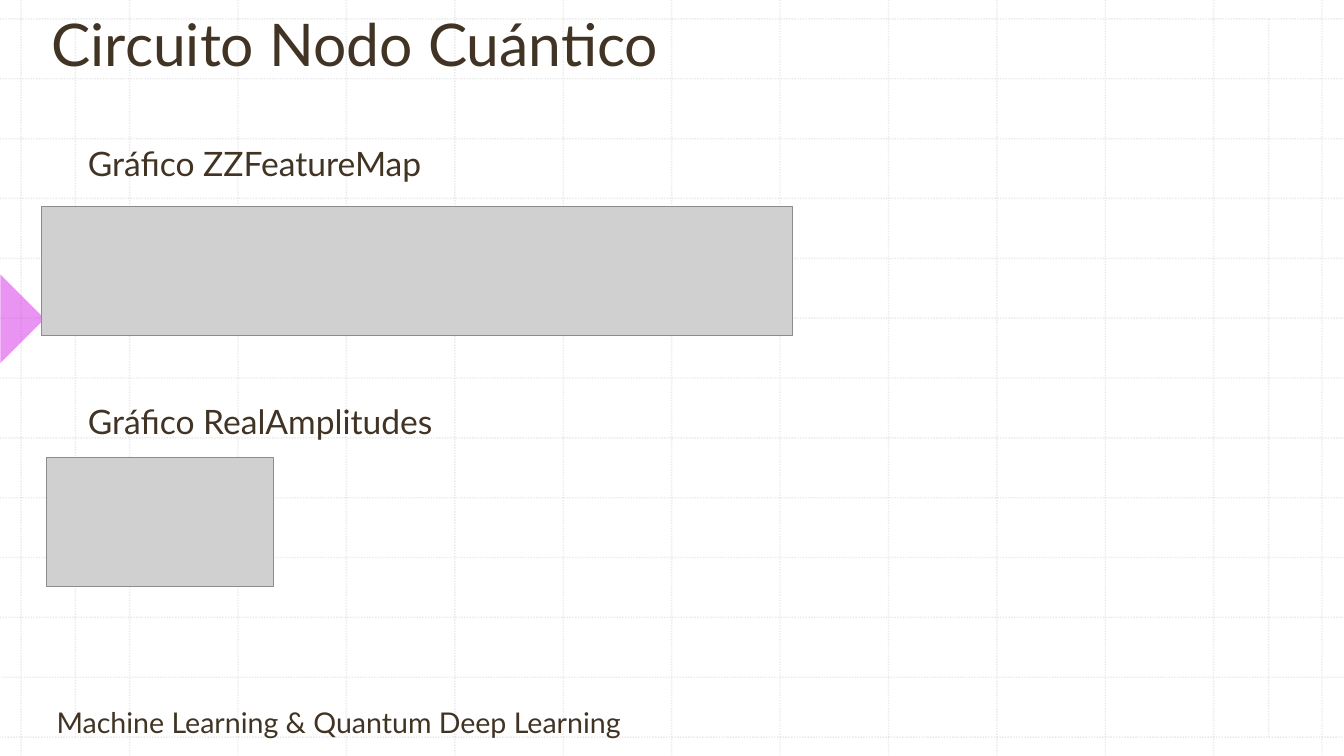
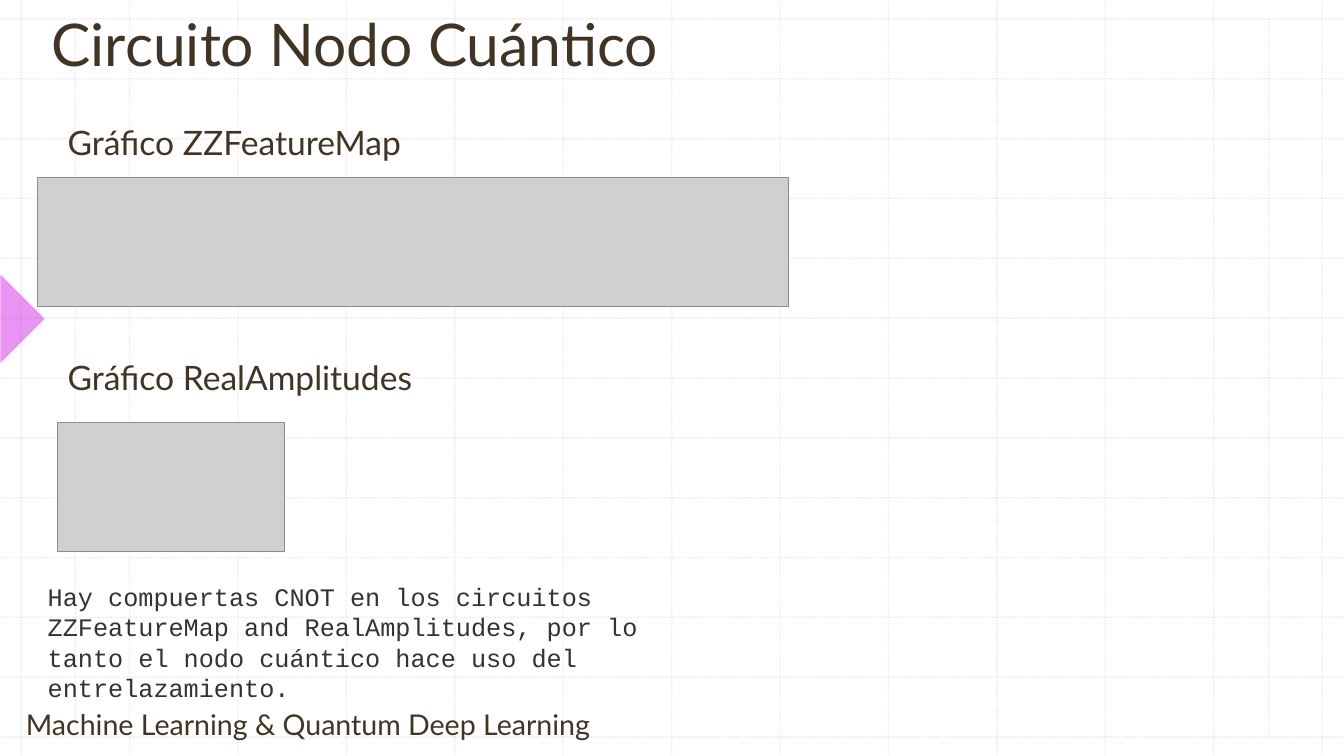
Before and after one commit to contepablod/QCNNCancerBinaryClassifier, a slide deck: slide 8 of Clasificador Cancerígeno por Imagenes.pptx (slide 9 before the commit). Drawn at 1344x756 pixels with LibreOffice and Linux fonts; fonts in the diff are those of the drawing; grey boxes stand for pictures; background and template pictures are left out. Boxes give left, top, right and bottom in pixels: in the first picture for what was removed or moved away, otherwise in the second. Text is boxed around its words. In the diff, an @@ line names an element or a change of style, - is before the commit and + after.

```diff
--- a/Clasificador Cancerígeno por Imagenes.pptx
+++ b/Clasificador Cancerígeno por Imagenes.pptx
@@ text "Gráfico ZZFeatureMap": place and size @@
-text "Gráfico ZZFeatureMap" at [88,151,421,182]
+text "Gráfico ZZFeatureMap" at [68,130,401,161]
@@ picture: place and size @@
-picture at [41,207,792,336]
+picture at [37,177,788,307]
@@ text "Gráfico RealAmplitudes": place and size @@
-text "Gráfico RealAmplitudes" at [88,409,432,440]
+text "Gráfico RealAmplitudes" at [68,365,412,396]
@@ picture: place and size @@
-picture at [46,458,273,587]
+picture at [57,422,284,552]
@@ text added at [48,588,637,698], 18 pt, text #333333 @@
+Hay compuertas CNOT en los circuitos ZZFeatureMap and RealAmplitudes, por lo tanto el nodo cuántico hace uso del entrelazamiento.
@@ text "Machine Learning & Quantum Deep ...": place and size @@
-text "Machine Learning & Quantum Deep ..." at [57,712,621,738]
+text "Machine Learning & Quantum Deep ..." at [26,714,590,740]
```
Also in this commit, not shown: 9 other slides changed, 1 slide added, 1 slide removed, 2 other files.
